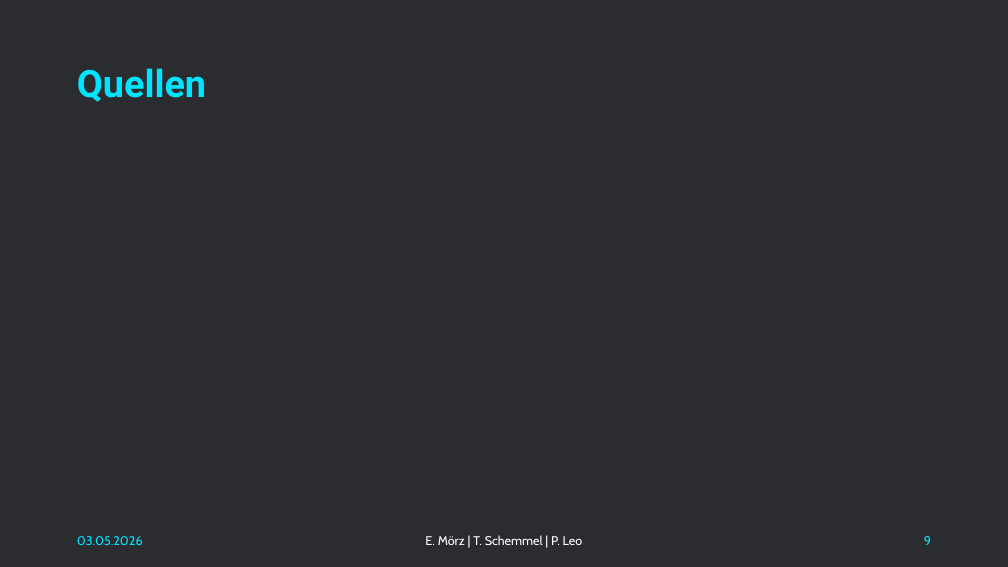
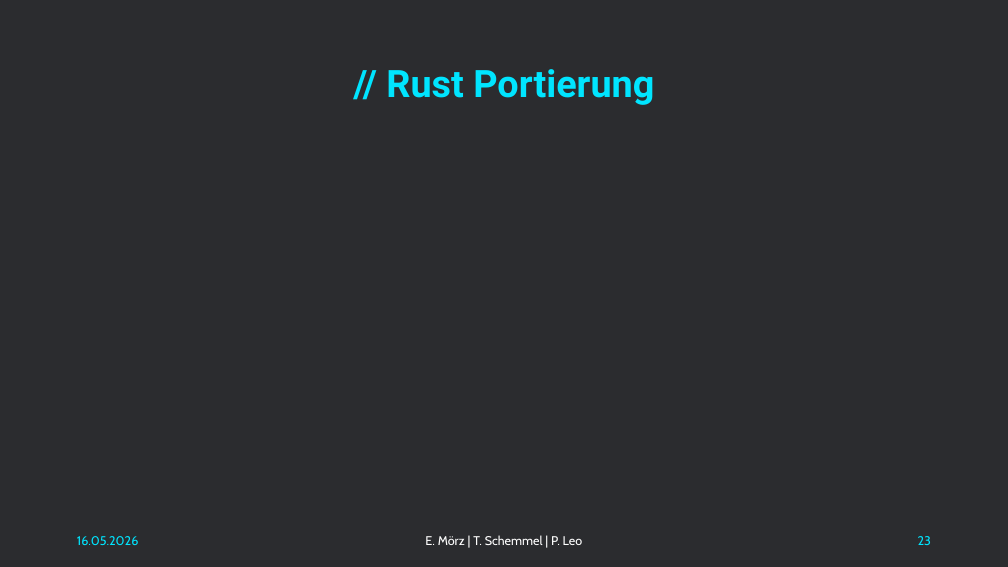
Before and after one commit to NachtsternBuild/little-barcode, a slide deck: slide 23 of docs/Präsentation.pptx (slide 9 before the commit). Drawn at 1008x567 pixels with LibreOffice and Linux fonts; fonts in the diff are those of the drawing. Boxes give left, top, right and bottom in pixels: in the first picture for what was removed or moved away, otherwise in the second. Text is boxed around its words. In the diff, an @@ line names an element or a change of style, - is before the commit and + after.

```diff
--- a/docs/Präsentation.pptx
+++ b/docs/Präsentation.pptx
@@ title at (386,69,654,105): text changed @@
-Quellen
+// Rust Portierung
@@ text at (77,536,139,545): text changed @@
-03.05.2026
+16.05.2026
@@ page number at (918,536,931,545): text changed @@
-9
+23
```
Also in this commit, not shown: 8 other slides changed, 17 slides added.
